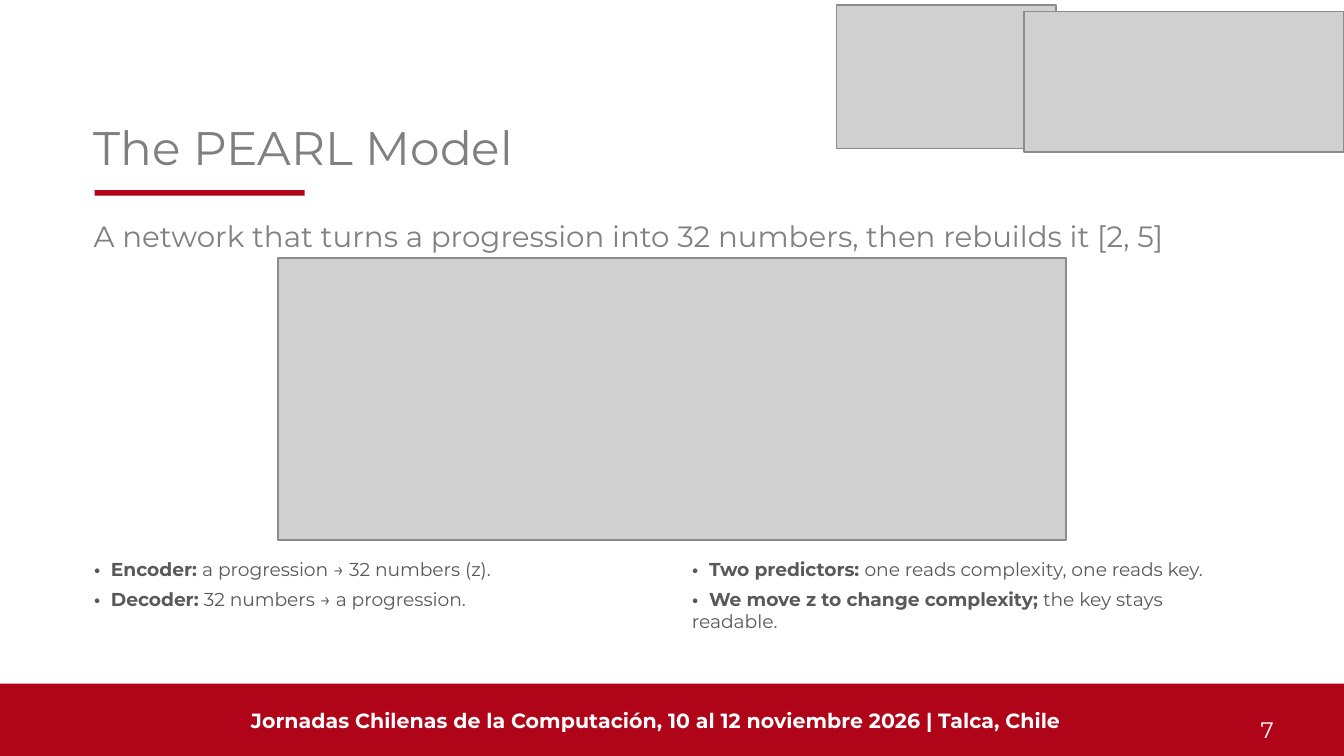
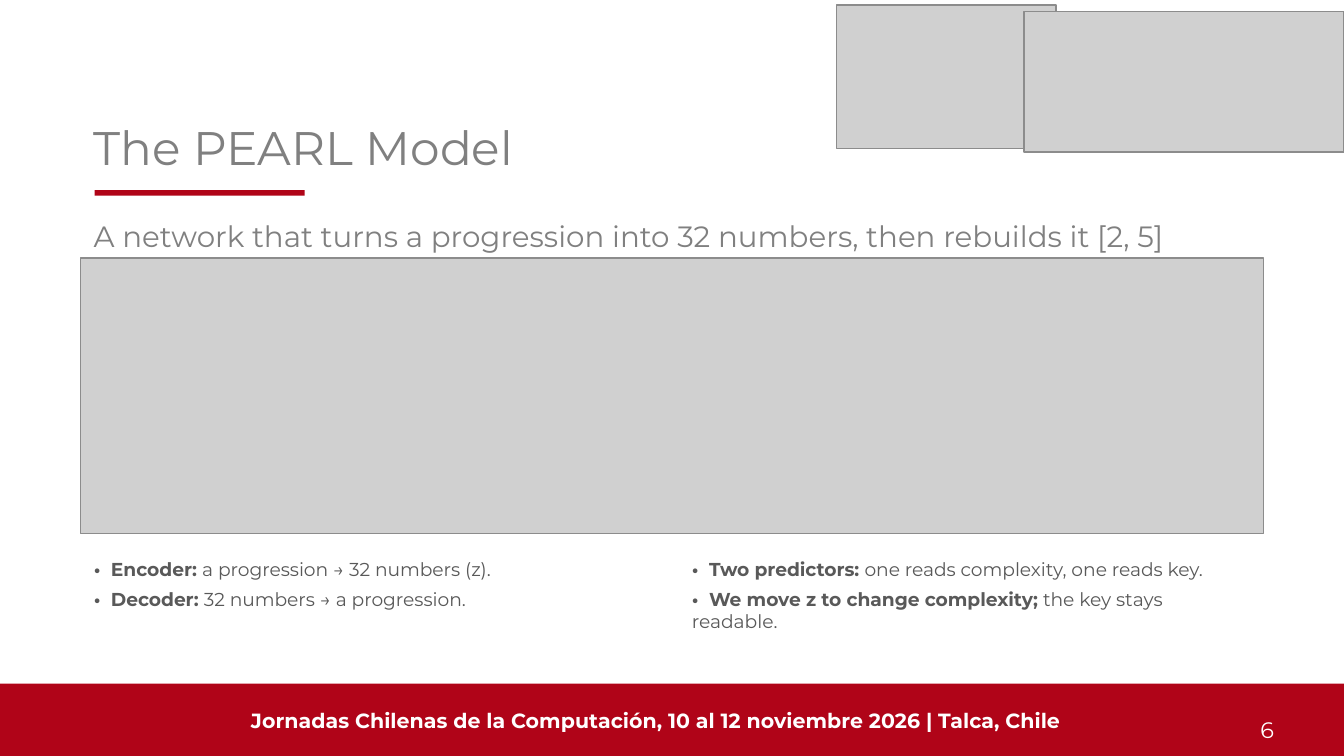
Before and after one commit to Pepebeats-flp/SCL_2.0, a slide deck: slide 6 of JCC2026/PEARL_JCC2026.pptx (slide 7 before the commit). Drawn at 1344x756 pixels with LibreOffice and Linux fonts; fonts in the diff are those of the drawing; grey boxes stand for pictures. Boxes give left, top, right and bottom in pixels: in the first picture for what was removed or moved away, otherwise in the second. Text is boxed around its words. In the diff, an @@ line names an element or a change of style, - is before the commit and + after.

```diff
--- a/JCC2026/PEARL_JCC2026.pptx
+++ b/JCC2026/PEARL_JCC2026.pptx
@@ picture: place and size @@
-picture at box(278, 258, 1066, 540)
+picture at box(81, 258, 1263, 534)
@@ text at box(1260, 722, 1274, 738): text changed @@
-7
+6
```
Also in this commit, not shown: 12 other slides changed, 2 slides added, 3 slides removed, 18 other files.
